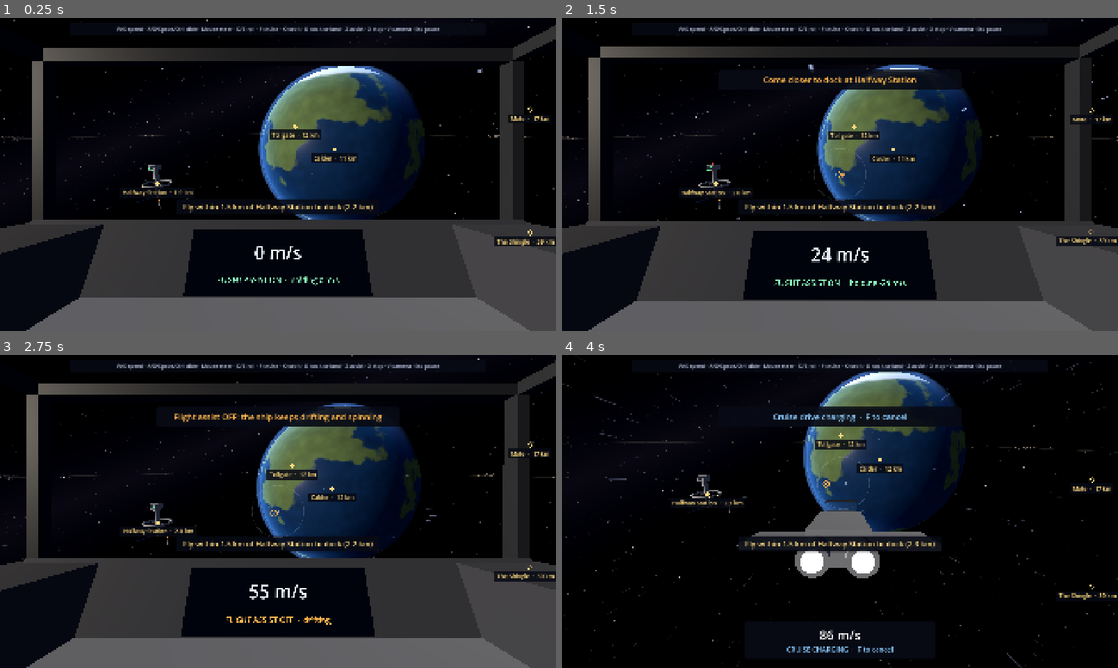
Above: before the commit, frames 1-4 (two rows, left to right).
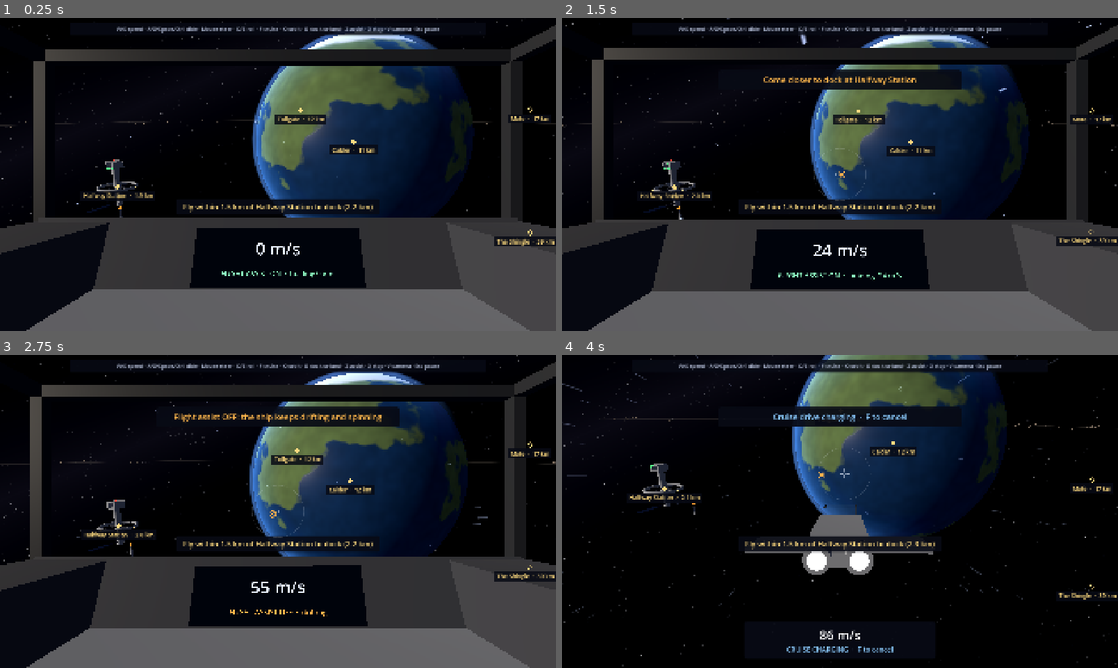
Above: after the commit, the same moments.

Repository: ggbillyjoe3526/praesepe
Game: Godot game, scene res://game/main/main.tscn
Two runs of this game, one before a commit and one after it. Both use one fixed random seed, a clock stepped at 60 frames per second and the inputs below.
Inputs (mouse positions are in pixels of both pictures, inside the frame that each line leads up to):
- Up to frame 1 (0.25 s): no input
- Up to frame 2 (1.5 s): tap Enter at 0.5 s; move the mouse to (867, 174) at 0.52 s; hold G (dock) 0.53-1.28 s; hold S (thrust_back) from 0.53 s (still down); click (867, 174) at 0.67 s; move the mouse to (812, 174) at 1.27 s; tap X (full_stop) at 1.35 s
- Up to frame 3 (2.75 s): keep holding S (thrust_back); move the mouse to (289, 505) at 2.02 s; hold Z (toggle_assist) from 2.03 s (still down)
- Up to frame 4 (4 s): keep holding S (thrust_back); move the mouse to (834, 517) at 2.77 s; release Z (toggle_assist) at 2.78 s; tap V (toggle_camera) at 2.85 s; click (834, 517) at 2.92 s; move the mouse to (878, 514) at 3.52 s; hold F (toggle_cruise) from 3.53 s (still down)

The runs differ from the first frame. In frame 1, 16% of the frame differs, in the area x 0-100%, y 0-90%; in frame 2, 17%, in the area x 0-100%, y 0-91%; in frame 3, 16%; in frame 4, 11%.

Commit message:
Narrower default view so planets keep their shape near the screen's edges
The default field of view drops from 75 to 60 degrees tall (about 106 to
90 degrees across on 16:9), and the slider runs 50 to 90 instead of 60 to
100. A flat picture stretches round things near its edges, more the wider
the view: at the screen's edge a planet was about 70% wider than tall,
now about 40%. The pilot's eye moves 0.46 m back and the chase camera
1.33 times further out, so both views frame the cockpit and the ship as
they did when approved. Settings version 2: a version 1 file still on the
old 75 degree default moves to the new one; any other choice is kept.

Co-Authored-By: Claude Opus 5.5 (1M context) <noreply@anthropic.com>
Claude-Session: https://claude.ai/code/session_01GcnUt5fV3z4oT8mkD63aBc

Diff:
--- a/game/main/main.tscn
+++ b/game/main/main.tscn
@@ -109,13 +109,13 @@
 
 [node name="CockpitCamera" type="Camera3D" parent="ShipCameras"]
 current = true
-fov = 75.0
+fov = 60.0
 near = 0.05
 far = 150000.0
 script = ExtResource("15_cockpit_camera")
 
 [node name="ChaseCamera" type="Camera3D" parent="ShipCameras"]
-fov = 75.0
+fov = 60.0
 near = 0.2
 far = 150000.0
 script = ExtResource("16_chase_camera")
--- a/game/save/settings.gd
+++ b/game/save/settings.gd
@@ -10,12 +10,15 @@
 
 signal changed
 
-const VERSION := 1
+const VERSION := 2
 const KIND := "settings"
-## The vertical field of view (degrees) of both ship cameras.
-const FOV_MIN := 60.0
-const FOV_MAX := 100.0
-const DEFAULT_FOV := 75.0
+## The vertical field of view (degrees) of both ship cameras. 60° tall is about 90° across on a 16:9 screen. Wider
+## views stretch round things near the screen's edges (a planet looks oval there), so the range stops at 90°.
+const FOV_MIN := 50.0
+const FOV_MAX := 90.0
+const DEFAULT_FOV := 60.0
+## The default field of view before version 2, which stretched planets near the screen's edges.
+const OLD_DEFAULT_FOV := 75.0
 ## Camera shake is set in steps of this (of full shake).
 const SHAKE_STEP := 0.1
 
@@ -113,7 +116,9 @@
 ## Reads `d` over the current values. Anything missing, of the wrong type or out of range keeps its current value, so
 ## an old or damaged file never breaks the game. JSON gives numbers back as floats.
 func from_dict(d: Dictionary) -> void:
-	# Migrations go here, one step at a time, as VERSION grows (katanashotgun's _migrate_v1 and so on).
+	# Migrations, one step at a time, as VERSION grows (after katanashotgun's _migrate_v1 and so on).
+	if _is_num(d.get("v")) and int(d.v) < 2:
+		d = _migrate_v1(d)
 	if _is_num(d.get("fov")):
 		fov = clampf(roundf(float(d.fov)), FOV_MIN, FOV_MAX)
 	if _is_num(d.get("shake")):
@@ -124,6 +129,16 @@
 		reduce_motion = d.reduce_motion
 
 
+## Version 1 saved the field of view whenever any setting changed, so the old default (75°) almost always means the
+## player never moved the slider: it moves to the new default. Any other choice is kept, within the new range.
+static func _migrate_v1(d: Dictionary) -> Dictionary:
+	var out := d.duplicate()
+	if _is_num(out.get("fov")) and is_equal_approx(float(out.fov), OLD_DEFAULT_FOV):
+		out.erase("fov")
+	out["v"] = 2
+	return out
+
+
 func _defaults() -> Dictionary:
 	return {"fov": DEFAULT_FOV, "shake": 1.0, "head_bob": true, "reduce_motion": false}
 
--- a/game/ship/greybox_ship.tscn
+++ b/game/ship/greybox_ship.tscn
@@ -111,7 +111,7 @@
 mesh = SubResource("Mesh_nozzle")
 
 [node name="Eye" type="Marker3D" parent="."]
-transform = Transform3D(1, 0, 0, 0, 1, 0, 0, 0, 1, 0, 1.15, -4)
+transform = Transform3D(1, 0, 0, 0, 1, 0, 0, 0, 1, 0, 1.15, -3.54)
 
 [node name="ChaseAnchor" type="Marker3D" parent="."]
-transform = Transform3D(1, 0, 0, 0, 1, 0, 0, 0, 1, 0, 4, 18)
+transform = Transform3D(1, 0, 0, 0, 1, 0, 0, 0, 1, 0, 5.3, 24)
--- a/test/unit/test_pause_comfort.gd
+++ b/test/unit/test_pause_comfort.gd
@@ -26,9 +26,9 @@
 
 
 func test_controls_start_at_the_settings() -> void:
-	Settings.set_fov(90.0)
+	Settings.set_fov(80.0)
 	var screen := _screen()
-	assert_eq(screen.fov_slider.value, 90.0)
+	assert_eq(screen.fov_slider.value, 80.0)
 	assert_eq(screen.shake_slider.value, 1.0)
 	assert_true(screen.head_bob_check.button_pressed)
 	assert_false(screen.reduce_motion_check.button_pressed)
@@ -36,10 +36,10 @@
 
 func test_the_controls_change_the_settings() -> void:
 	var screen := _screen()
-	screen.fov_slider.value = 95.0
+	screen.fov_slider.value = 85.0
 	screen.shake_slider.value = 0.4
 	screen.head_bob_check.button_pressed = false
-	assert_eq(Settings.fov, 95.0)
+	assert_eq(Settings.fov, 85.0)
 	assert_almost_eq(Settings.shake, 0.4, 0.0001)
 	assert_false(Settings.head_bob)
 
--- a/test/unit/test_settings.gd
+++ b/test/unit/test_settings.gd
@@ -89,6 +89,45 @@
 	assert_true(Settings.reduce_motion)
 
 
+func test_the_default_view_is_not_too_wide() -> void:
+	# Wide views stretch planets near the screen's edges; 60° tall is about 90° across on 16:9.
+	assert_eq(Settings.DEFAULT_FOV, 60.0)
+	assert_lte(Settings.FOV_MAX, 90.0)
+	var across := rad_to_deg(2.0 * atan(tan(deg_to_rad(Settings.DEFAULT_FOV) * 0.5) * 16.0 / 9.0))
+	assert_almost_eq(across, 91.5, 0.5)
+
+
+func test_an_old_file_on_the_old_default_view_moves_to_the_new_one() -> void:
+	Settings.set_fov(80.0)
+	Settings.from_dict({"v": 1, "fov": 75.0, "shake": 0.5, "head_bob": false, "reduce_motion": false})
+	assert_eq(Settings.fov, 80.0, "an untouched old default leaves the current value (the new default after a load)")
+	assert_almost_eq(Settings.shake, 0.5, 0.0001, "the other settings carry over")
+	assert_false(Settings.head_bob)
+
+
+func test_an_old_file_keeps_a_view_the_player_chose() -> void:
+	Settings.from_dict({"v": 1, "fov": 70.0})
+	assert_eq(Settings.fov, 70.0)
+	Settings.from_dict({"v": 1, "fov": 100.0})
+	assert_eq(Settings.fov, Settings.FOV_MAX, "a view wider than the new range comes in to its edge")
+
+
+func test_a_new_file_keeps_75() -> void:
+	Settings.from_dict({"v": 2, "fov": 75.0})
+	assert_eq(Settings.fov, 75.0, "only version 1 files are moved off 75")
+
+
+func test_loading_an_old_file_on_the_old_default_gives_the_new_default() -> void:
+	var f := FileAccess.open(Settings.path, FileAccess.WRITE)
+	f.store_string(SaveFile.encode(Settings.KIND, 1, {"v": 1, "fov": 75.0, "shake": 0.2, "head_bob": true,
+			"reduce_motion": true}))
+	f.close()
+	assert_true(Settings.load_saved())
+	assert_eq(Settings.fov, Settings.DEFAULT_FOV)
+	assert_almost_eq(Settings.shake, 0.2, 0.0001)
+	assert_true(Settings.reduce_motion)
+
+
 func test_only_writes_when_something_changed() -> void:
 	assert_true(Settings.commit())
 	assert_true(FileAccess.file_exists(Settings.path), "reset() counts as a change")
Not shown, changed: DESIGN.md
Not shown, added: changelog.d/rounder-planets.md
